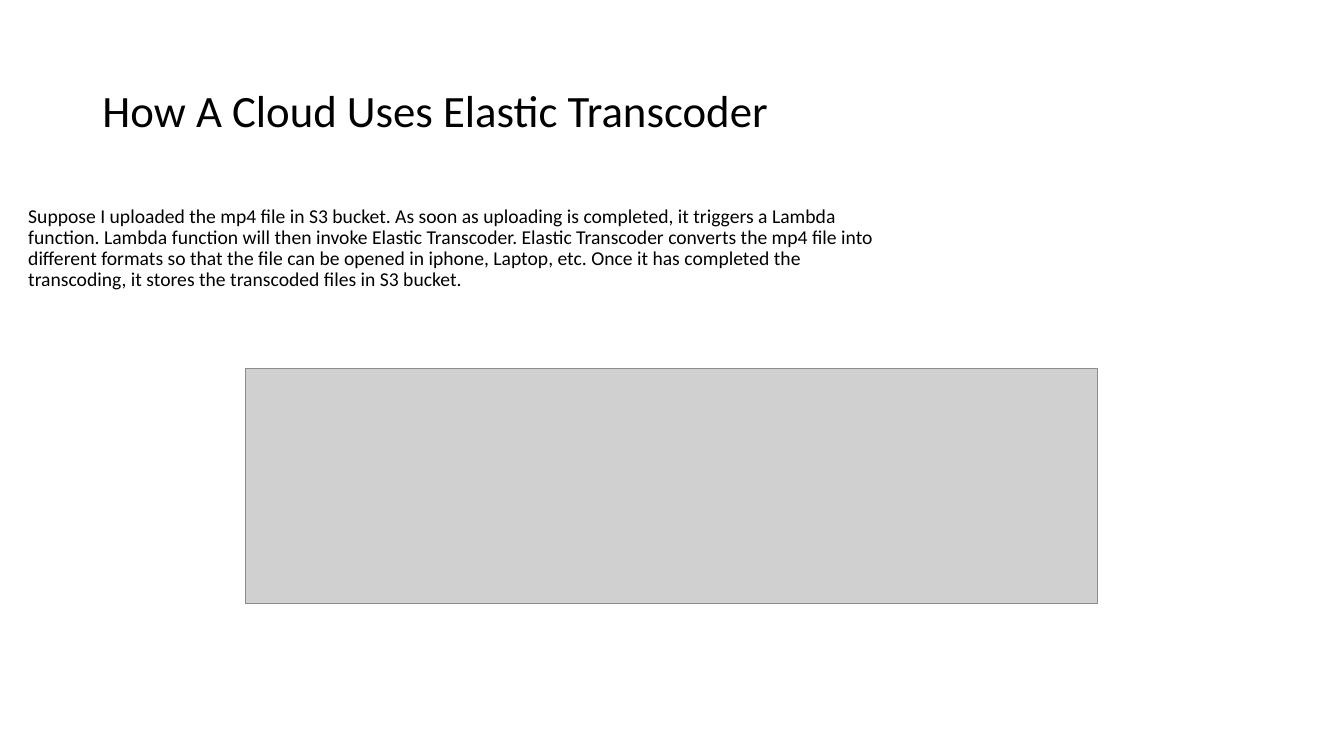
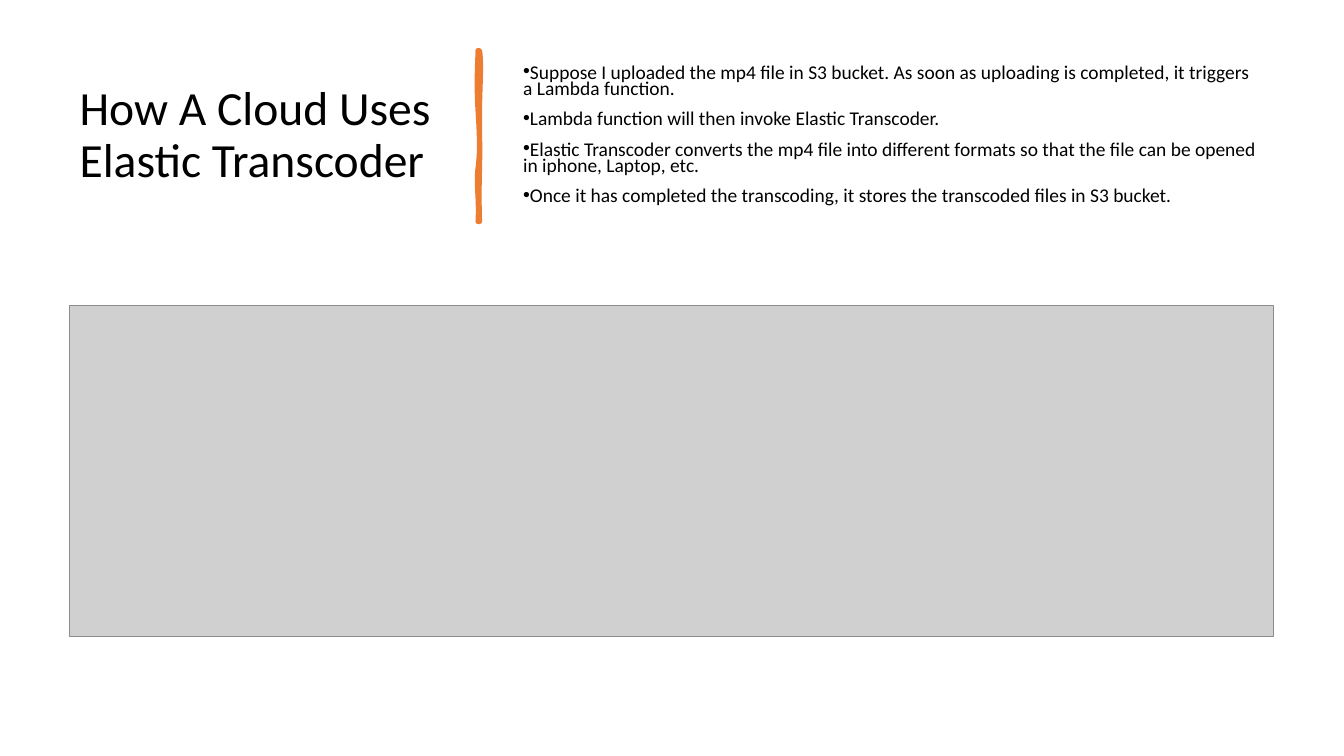
Before and after one commit to IlyaChakun/aws-iba-courses, a slide deck: slide 3 of lecture-materials/MediaServices/ElasticTranscoder/aws_elastic_transcoder.pptx. Drawn at 1344x756 pixels with LibreOffice and Linux fonts; fonts in the diff are those of the drawing; grey boxes stand for pictures. Boxes give left, top, right and bottom in pixels: in the first picture for what was removed or moved away, otherwise in the second. Text is boxed around its words. In the diff, an @@ line names an element or a change of style, - is before the commit and + after.

```diff
--- a/lecture-materials/MediaServices/ElasticTranscoder/aws_elastic_transcoder.pptx
+++ b/lecture-materials/MediaServices/ElasticTranscoder/aws_elastic_transcoder.pptx
@@ title "How A Cloud Uses Elastic ...": place and size @@
-title "How A Cloud Uses Elastic ..." at (102, 96, 768, 128)
+title "How A Cloud Uses Elastic ..." at (80, 92, 430, 178)
@@ title "How A Cloud Uses Elastic ..." at (80, 92, 430, 178): size 32 to 34 pt @@
@@ freeform shape added at (478, 50, 480, 222), fill #ED7D31, outline #ED7D31 3.25 pt @@
@@ text "Suppose I uploaded the mp4 ..." at (523, 65, 1255, 206): vertical alignment top to middle @@
@@ text at (523, 65, 1255, 206): text changed; size 14 to 13.9 pt @@
-Suppose I uploaded the mp4 file in S3 bucket. As soon as uploading is completed, it triggers a Lambda function. Lambda function will then invoke Elastic Transcoder. Elastic Transcoder converts the mp4 file into different formats so that the file can be opened in iphone, Laptop, etc. Once it has completed the transcoding, it stores the transcoded files in S3 bucket.
+• Suppose I uploaded the mp4 file in S3 bucket. As soon as uploading is completed, it triggers a Lambda function.
+• Lambda function will then invoke Elastic Transcoder.
+• Elastic Transcoder converts the mp4 file into different formats so that the file can be opened in iphone, Laptop, etc.
+• Once it has completed the transcoding, it stores the transcoded files in S3 bucket.
@@ picture: place and size @@
-picture at (246, 369, 1098, 604)
+picture at (70, 306, 1273, 636)
```
Also in this commit, not shown: 2 other slides changed, 8 other files.
